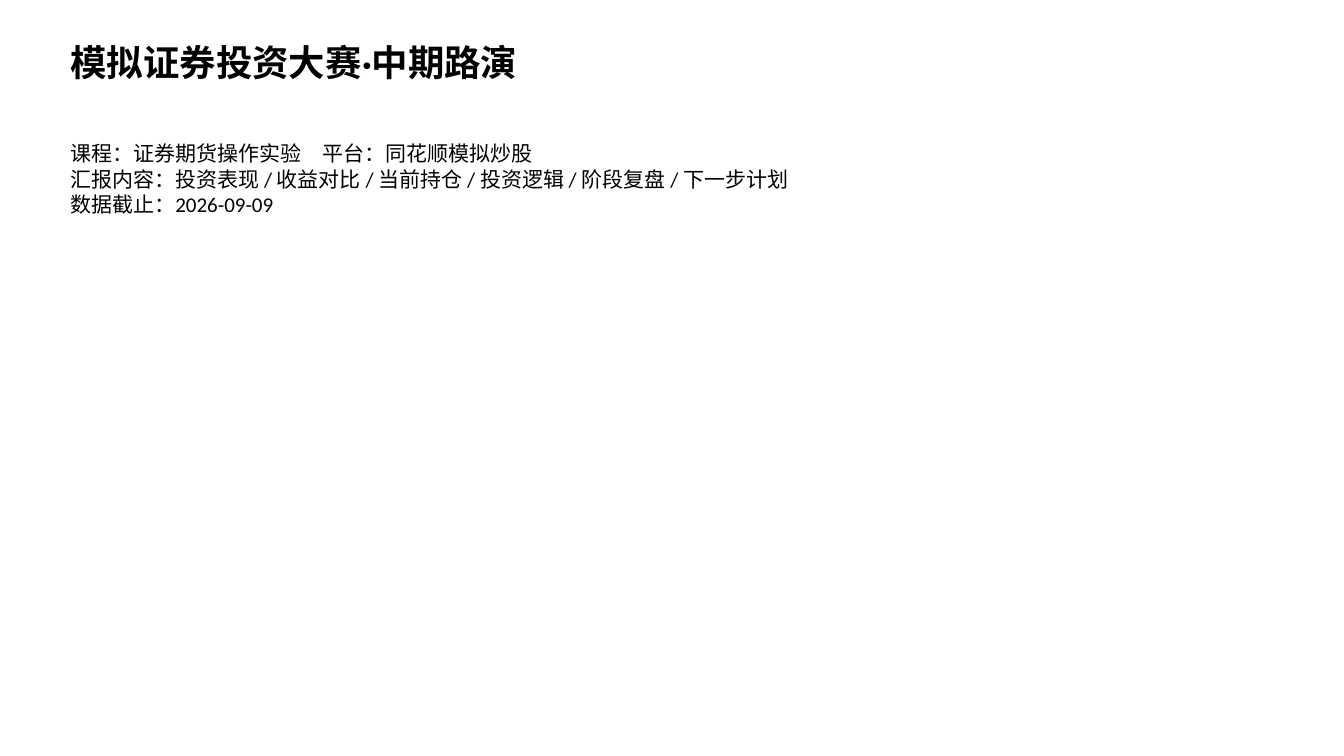
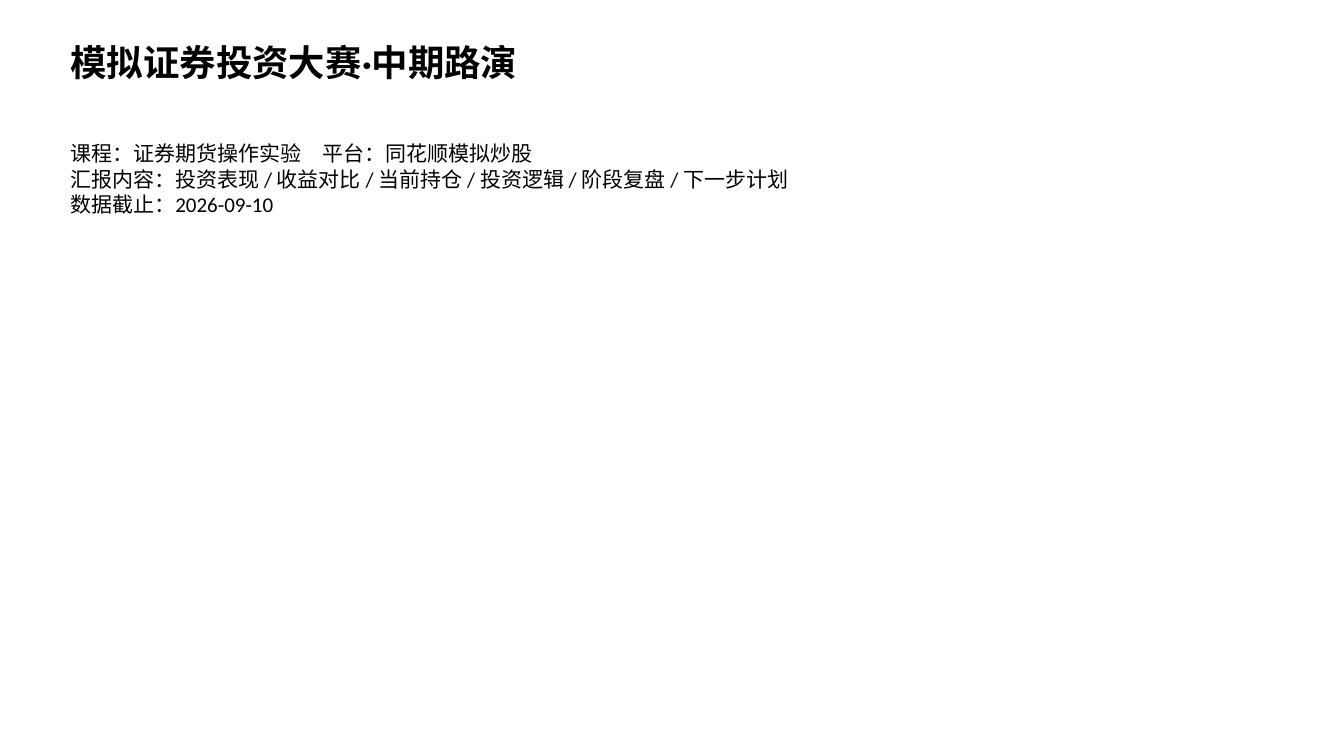
Before and after one commit to Albertdev12/pbl-workflow, a slide deck: slide 1 of outputs/12_中期路演.pptx. Drawn at 1344x756 pixels with LibreOffice and Linux fonts; fonts in the diff are those of the drawing. Boxes give left, top, right and bottom in pixels: in the first picture for what was removed or moved away, otherwise in the second. Text is boxed around its words. In the diff, an @@ line names an element or a change of style, - is before the commit and + after.

```diff
--- a/outputs/12_中期路演.pptx
+++ b/outputs/12_中期路演.pptx
@@ text at [70, 194, 273, 214]: text changed @@
-数据截止：2026-09-09
+数据截止：2026-09-10
```
Also in this commit, not shown: 3 other slides changed, 46 other files.
